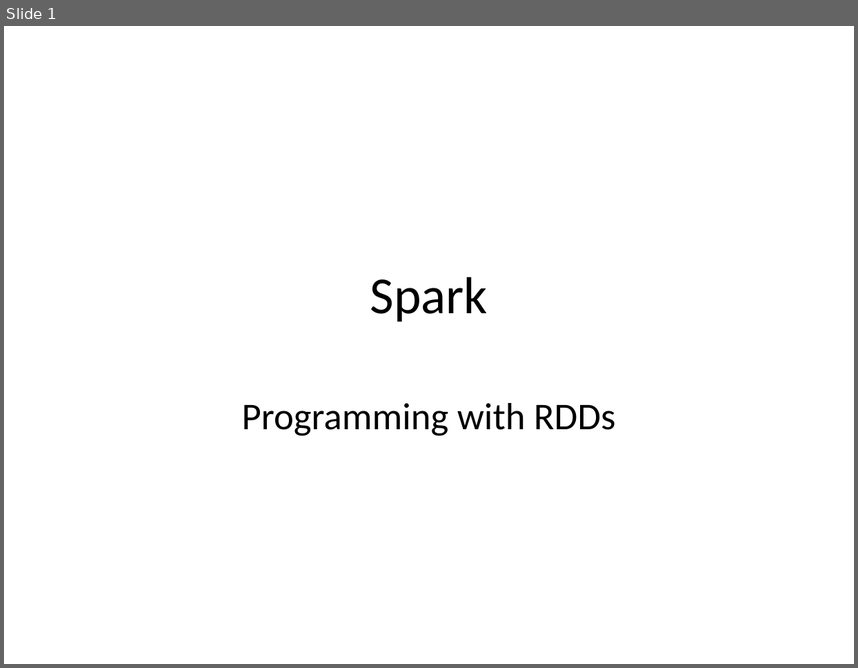
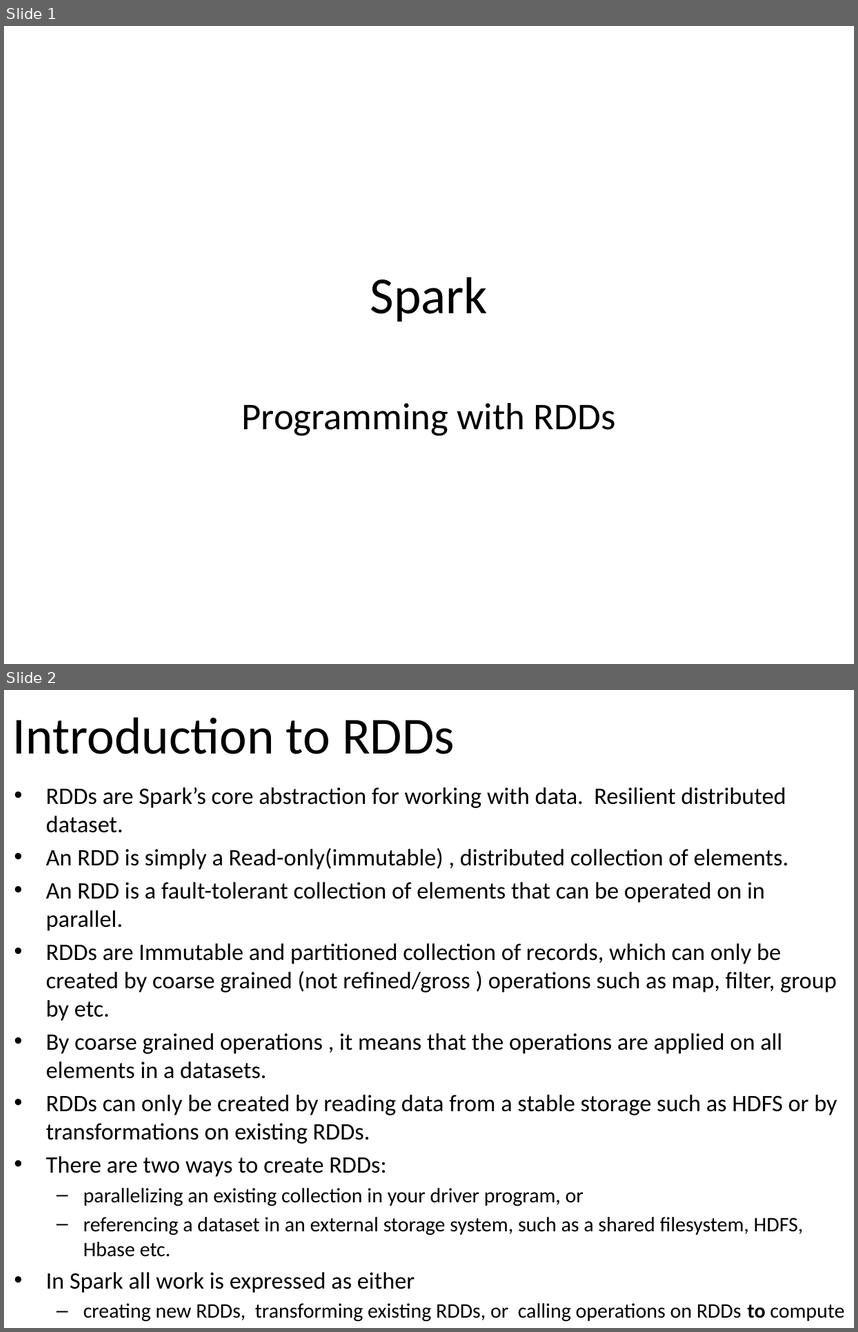
Before and after one commit to email2dorababu/SCALA_Reading, a slide deck: Spark_PPT/Spark_Learning_Spark_part2.pptx. Shown one above the other, each under a label of ours: slide 1 before the commit, slides 1 and 2 after it. The pictures are 858x668 and 858x1332 pixels, drawn with LibreOffice and Linux fonts; fonts in the diff are those of the drawing. Boxes give left, top, right and bottom in pixels: in the first picture for what was removed or moved away, otherwise in the second. Text is boxed around its words. In the diff, an @@ line names an element or a change of style, - is before the commit and + after.

```diff
--- a/Spark_PPT/Spark_Learning_Spark_part2.pptx
+++ b/Spark_PPT/Spark_Learning_Spark_part2.pptx
@@ slide 2 added at [4, 690, 854, 1328], background #FFFFFF @@
@@ title added at [12, 717, 455, 754], 44 pt, text #000000 @@
+Introduction to RDDs
@@ text added at [46, 787, 844, 1321], 20 pt, text #000000 @@
+• RDDs are Spark’s core abstraction for working with data. Resilient distributed dataset.
+• An RDD is simply a Read-only(immutable) , distributed collection of elements.
+• An RDD is a fault-tolerant collection of elements that can be operated on in parallel.
+• RDDs are Immutable and partitioned collection of records, which can only be created by coarse grained (not refined/gross ) operations such as map, filter, group by etc.
+• By coarse grained operations , it means that the operations are applied on all elements in a datasets.
+• RDDs can only be created by reading data from a stable storage such as HDFS or by transformations on existing RDDs.
+• There are two ways to create RDDs:
+  – parallelizing an existing collection in your driver program, or
+  – referencing a dataset in an external storage system, such as a shared filesystem, HDFS, Hbase etc.
+• In Spark all work is expressed as either
+  – creating new RDDs, transforming existing RDDs, or calling operations on RDDs to compute a result.
+• Spark automatically distributes the data contained in RDDs across your cluster and parallelizes the operations you perform on them.
```
Also in this commit, not shown: 3 other slides added, 1 slide removed, 2 other files.
